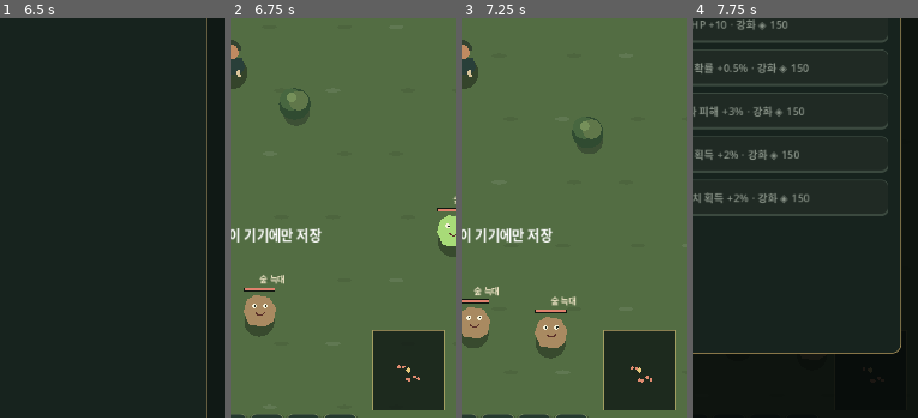
Above: before the commit, frames 1-4 (left to right).
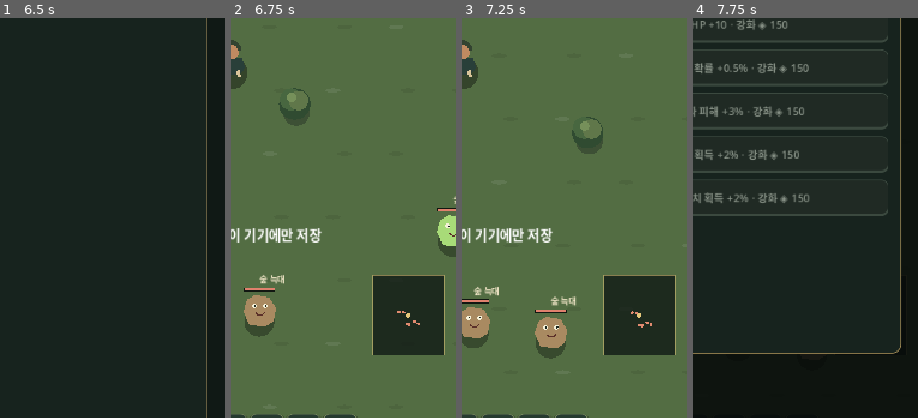
Above: after the commit, the same moments.

Repository: dor0si5523-cmd/strike-zone-online-
Game: Godot game, scene res://scenes/main.tscn
Same seed, same stepped clock (60 frames per second), same inputs: the game is played once before the commit and once after it.
Inputs (mouse positions are % of the whole screen's width and height, from its top left):
- Up to frame 1 (6.5 s): click (50, 17) at 0.52 s; type "12" at 0.6 s; click (50, 23) at 0.75 s; type "12" at 0.83 s; click "로그인" at 1.25 s; click "새 계정 만들기" at 2 s; click (50, 17) at 2.77 s; type "12" at 2.85 s; click (50, 23) at 3 s; type "12" at 3.08 s; click "회원가입" at 3.5 s; click "로그인으로 돌아가기" at 4.25 s; click (50, 17) at 5.02 s; type "12" at 5.1 s; click (50, 23) at 5.25 s; type "12" at 5.33 s; click "개발자 계정으로 로그인" at 5.75 s
- Up to frame 2 (6.75 s): click "캐릭터 생성 후 시작" at 6.5 s
- Up to frame 3 (7.25 s): no input
- Up to frame 4 (7.75 s): click "캐릭터" at 7.25 s
The pictures show only the part of the screen within x 50-100%, y 44-94%; the shares and areas given below are measured in that part.

Frame 1 is identical in both runs. In frame 2, 9.0% of the frame differs, in the area x 62-96%, y 64-98%; in frame 3, 9.0%; in frame 4, less than 0.1%.

Commit message:
Move minimap above mobile navigation

Diff:
--- a/godot/scripts/battle_view.gd
+++ b/godot/scripts/battle_view.gd
@@ -388,7 +388,7 @@
 		draw_arc(target + Vector2(0, -2), 28, 0, TAU, 32, Color("#e7c87b99"), 1.5)
 
 func _draw_minimap(view: Vector2) -> void:
-	var box := Rect2(Vector2(view.x - 100, view.y - 158), Vector2(86, 96))
+	var box := Rect2(Vector2(view.x - 100, view.y - 224), Vector2(86, 96))
 	draw_rect(box, Color("#101915cc"), true)
 	draw_rect(box, Color("#e7c87b88"), false, 1)
 	for mob in mobs:
